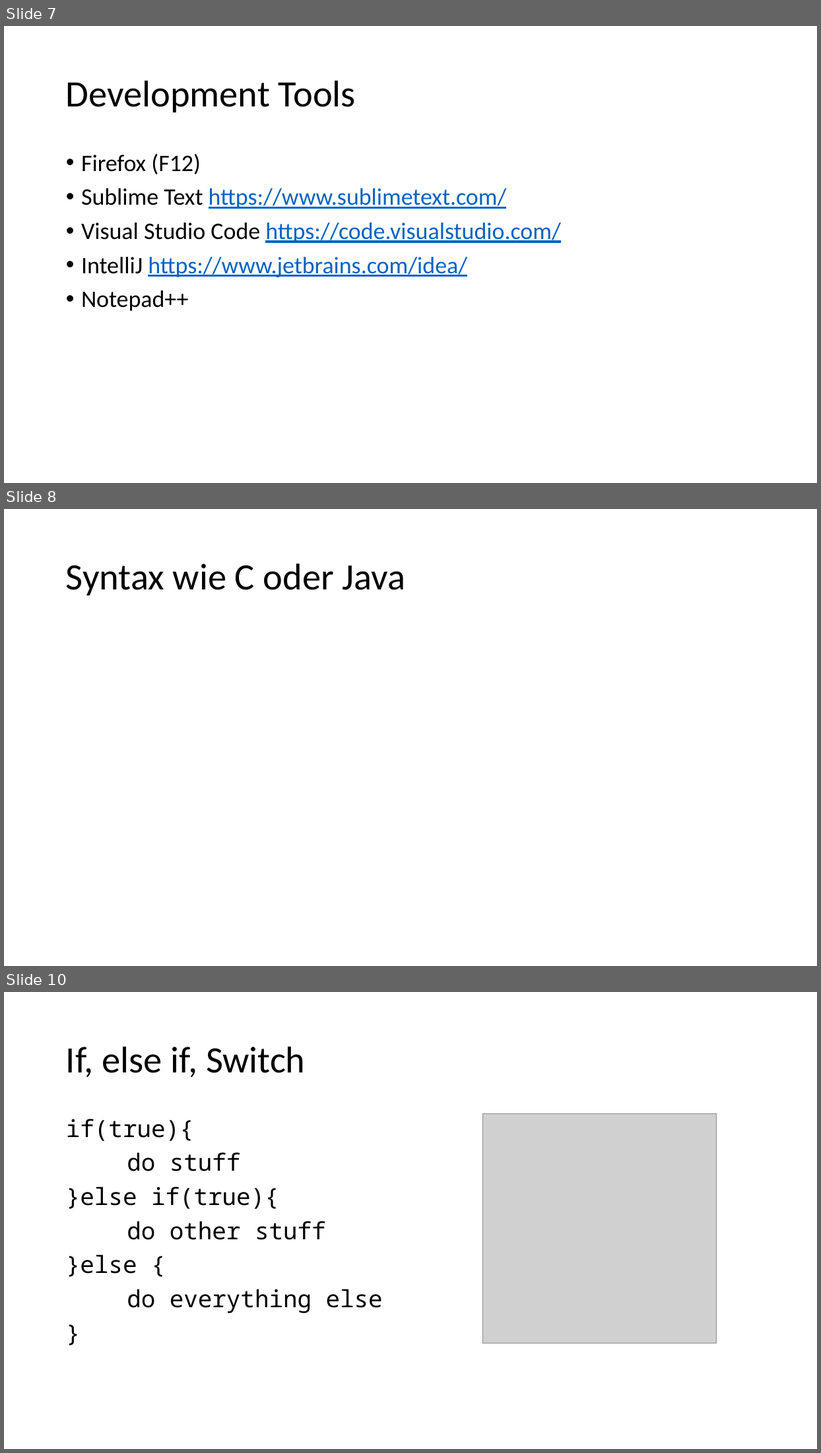
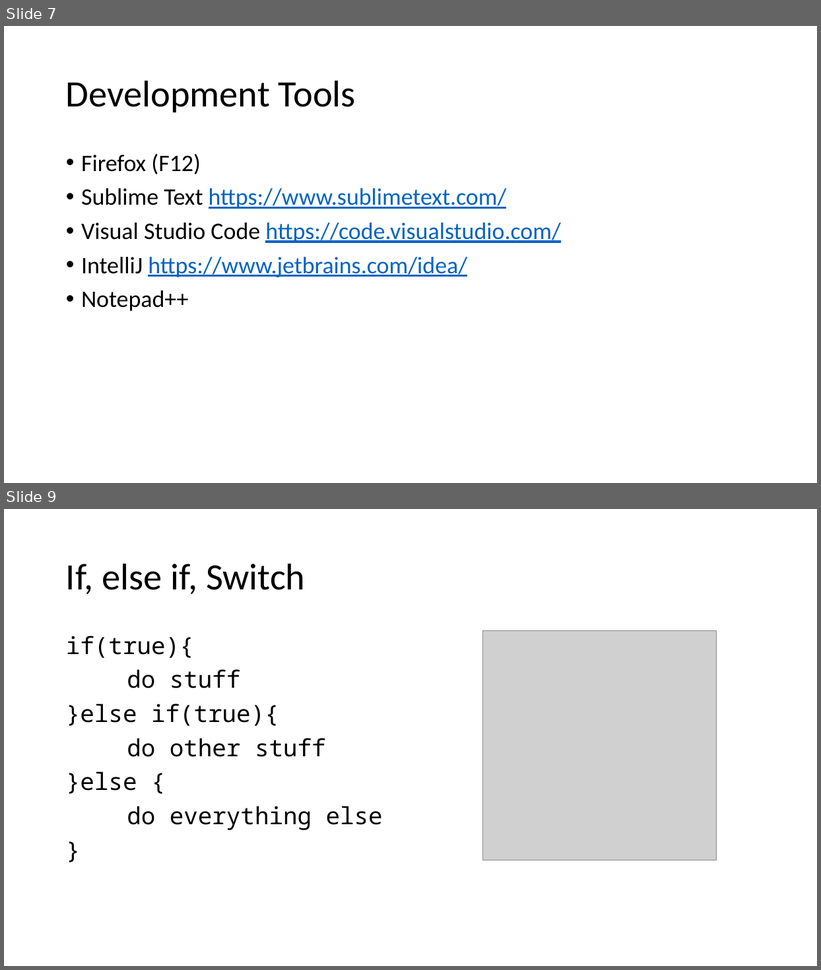
Before and after one commit to martiph/JSTraining_ICT-Campus, a slide deck: JSTraining.pptx. Shown one above the other, each under a label of ours: slides 7, 8 and 10 before the commit, slides 7 and 9 after it; the slides between them are not shown. The pictures are 821x1453 and 821x970 pixels, drawn with LibreOffice and Linux fonts; fonts in the diff are those of the drawing; grey boxes stand for pictures. Boxes give left, top, right and bottom in pixels: in the first picture for what was removed or moved away, otherwise in the second. Text is boxed around its words. In the diff, an @@ line names an element or a change of style, - is before the commit and + after.

```diff
--- a/JSTraining.pptx
+++ b/JSTraining.pptx
@@ slide 8 removed at (x1=4, y1=509, x2=817, y2=966), background #FFFFFF @@
@@ title removed at (x1=66, y1=563, x2=406, y2=595) @@
-Syntax wie C oder Java
@@ what was slide 10 is now slide 9 @@
```
Also in this commit, not shown: 6 slides changed, 2 slides added, 6 other files.
